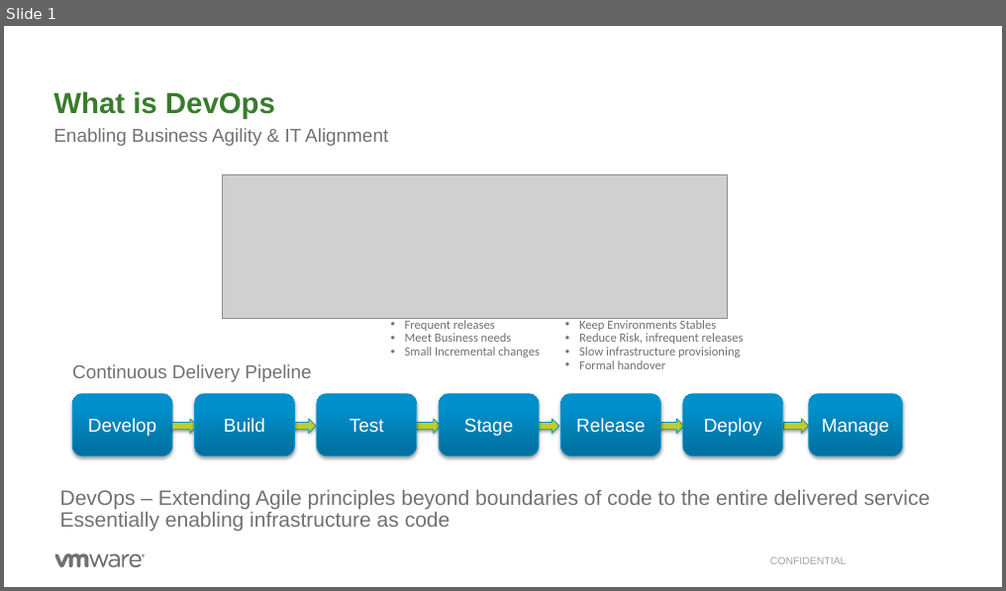
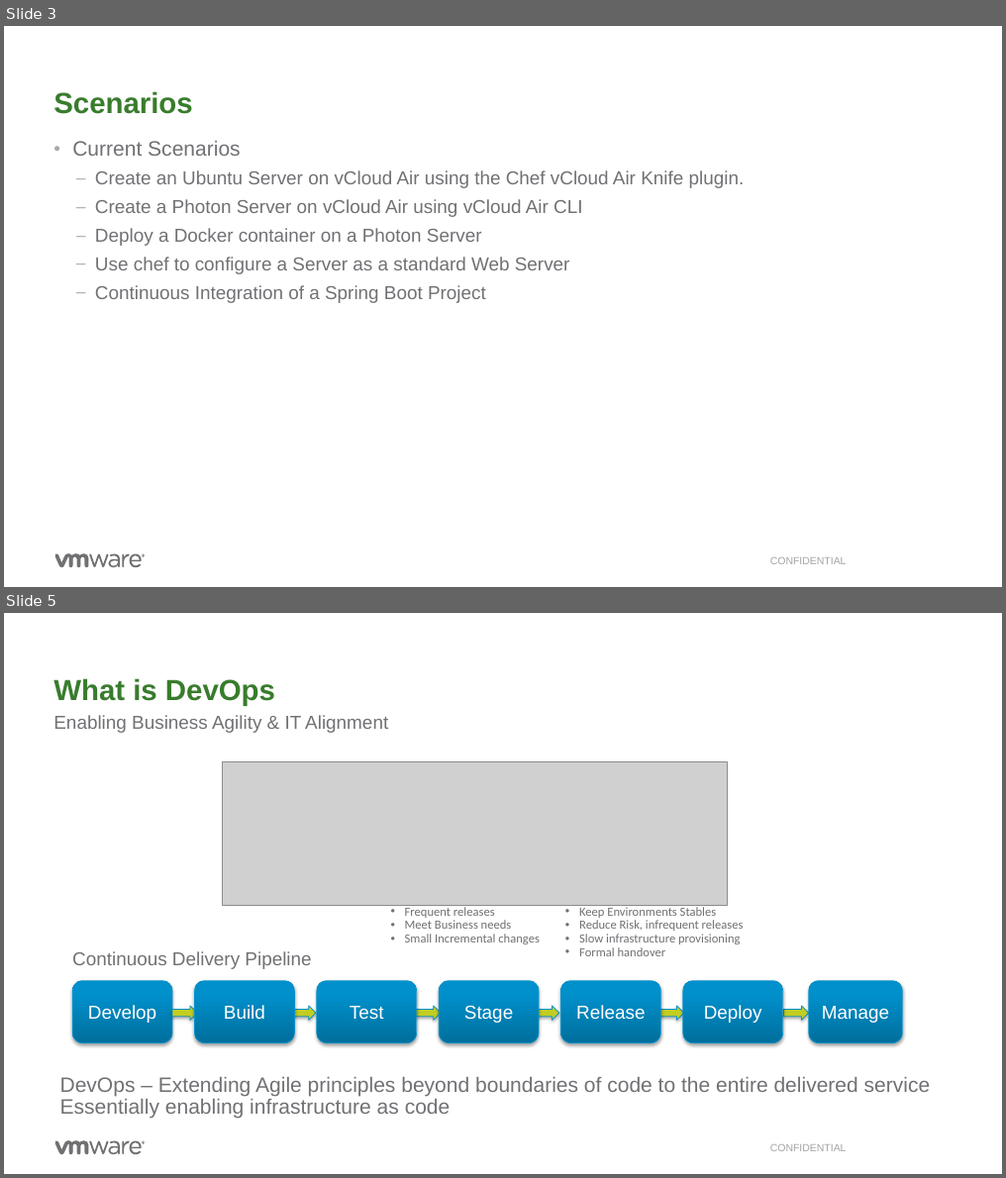
Before and after one commit to rdbwebster/vcadevops, a slide deck: DevopsDemo.pptx. Shown one above the other, each under a label of ours: slide 1 before the commit, slides 3 and 5 after it; the slides between them are not shown. The pictures are 1006x591 and 1006x1178 pixels, drawn with LibreOffice and Linux fonts; fonts in the diff are those of the drawing; grey boxes stand for pictures; background and template pictures are left out. Boxes give left, top, right and bottom in pixels: in the first picture for what was removed or moved away, otherwise in the second. Text is boxed around its words. In the diff, an @@ line names an element or a change of style, - is before the commit and + after.

```diff
--- a/DevopsDemo.pptx
+++ b/DevopsDemo.pptx
@@ slide 3 added at <box>4,26,1002,587</box>, background #FFFFFF; not listed: 7 template elements that a slide beside it also shows @@
@@ title added at <box>54,91,192,114</box>, 28 pt, text #387C2C, bold @@
+Scenarios
@@ text added at <box>72,141,745,303</box>, 18 pt, text #717074 @@
+• Current Scenarios
+  – Create an Ubuntu Server on vCloud Air using the Chef vCloud Air Knife plugin.
+  – Create a Photon Server on vCloud Air using vCloud Air CLI
+  – Deploy a Docker container on a Photon Server
+  – Use chef to configure a Server as a standard Web Server
+  – Continuous Integration of a Spring Boot Project
@@ text added at <box>770,558,846,565</box>, 10 pt, text #A5A4A6 @@
+CONFIDENTIAL
@@ page number added at <box>953,556,990,568</box>, 10 pt, text #FFFFFF @@
+3
@@ what was slide 1 is now slide 5 @@
```
Also in this commit, not shown: 3 other slides added, 7 other files.
